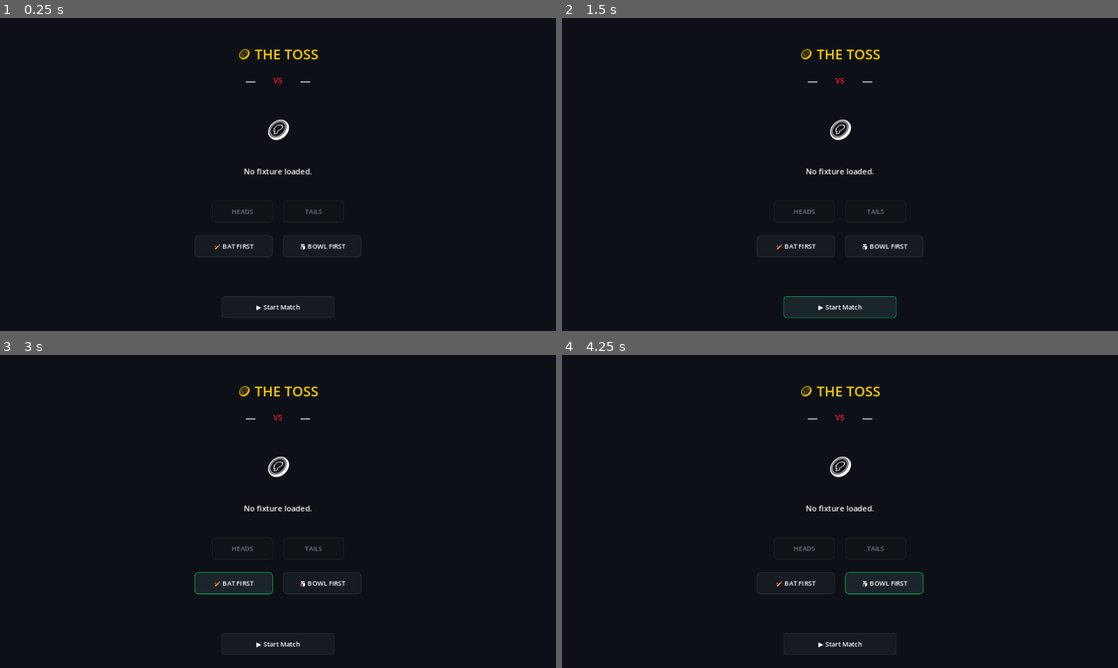
Above: before the commit, frames 1-4 (two rows, left to right).
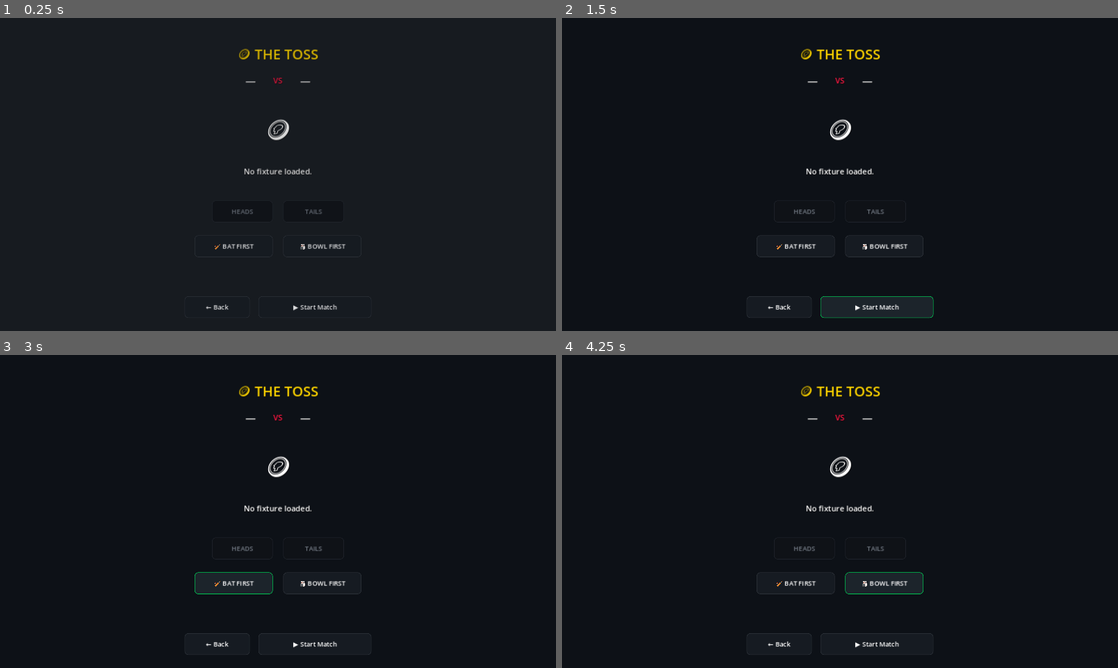
Above: after the commit, the same moments.

Repository: uppalasrichaitanya/CrickX
Game: Godot game, scene res://scenes/ui/TossScreen.tscn
The game is run twice, just before and just after one commit, with the same random seed, the same clock (stepped at 60 frames per second) and the same inputs. This scene is started directly instead of the project's main scene.
Inputs (mouse positions are in pixels of both pictures, inside the frame that each line leads up to):
- Up to frame 1 (0.25 s): no input
- Up to frame 2 (1.5 s): click (778, 305) at 0.5 s, where only the run after the commit has a clickable "← Back"; click "▶ Start Match" at 1.25 s
- Up to frame 3 (3 s): click "▶ Start Match" at 2 s; click "🏏 BAT FIRST" at 2.75 s
- Up to frame 4 (4.25 s): click "🎳 BOWL FIRST" at 3.5 s

The runs differ from the first frame. In frame 1, 0.4% of the frame differs, in the area x 33-67%, y 10-96%; in frame 2, 0.3%; in frame 3, 0.2%; in frame 4, 0.2%.

Commit message:
Final polish: fix dead FF toggle, TossScreen back-path, mid-match quit with engine abort, click sounds + tooltips everywhere, settings value readouts, scorecard clipping, bowler-figures extras leak fix, UI scene tests, README rewrite

Diff:
--- a/autoloads/GameManager.gd
+++ b/autoloads/GameManager.gd
@@ -334,7 +334,9 @@
 func _get_bowler_stats() -> Array:
 	var stats = []
 	for p in bowling_team.playing_xi:
-		if p.match_overs_bowled > 0:
+		# Include anyone who bowled — a bowler who conceded only via
+		# wides/no-balls in an unfinished over still owns those runs.
+		if p.match_overs_bowled > 0 or p.match_runs_conceded > 0 or p.match_wickets > 0:
 			stats.append({
 				"name": p.player_name,
 				"overs": p.match_overs_bowled,
--- a/autoloads/MatchEngine.gd
+++ b/autoloads/MatchEngine.gd
@@ -92,6 +92,17 @@
 			push_warning("MatchEngine: HUD never reported ready — starting ball flow anyway.")
 			_begin_match_flow()
 
+func abort_match() -> void:
+	# Abandon the in-progress match (mid-match quit). Bumping the generation
+	# token makes every suspended ball-flow coroutine abort on its next resume
+	# check, and IDLE blocks any new input from starting another ball.
+	_match_gen += 1
+	_match_pending = false
+	_net_wait = false
+	current_state = State.IDLE
+	is_human_batting = false
+	is_human_bowling = false
+
 # Human plays their team's role in the current innings: bats if their side
 # is at the crease, bowls otherwise (when the mode allows bowling).
 # Hot-seat: both sides are human, so both flags stay true every innings.
--- a/scenes/ui/CareerRecords.gd
+++ b/scenes/ui/CareerRecords.gd
@@ -76,6 +76,7 @@
 	AudioManager.play_click()
 
 func _on_back() -> void:
+	AudioManager.play_click()
 	var fade := create_tween()
 	fade.tween_property(self, "modulate:a", 0.0, Constants.SCENE_FADE_DURATION)
 	await fade.finished
--- a/scenes/ui/CareerRecords.tscn
+++ b/scenes/ui/CareerRecords.tscn
@@ -96,8 +96,10 @@
 custom_minimum_size = Vector2(160, 44)
 layout_mode = 2
 text = "← Back"
+tooltip_text = "Back to main menu"
 
 [node name="BtnReset" type="Button" parent="BottomBar"]
 custom_minimum_size = Vector2(200, 44)
 layout_mode = 2
 text = "🗑 Reset Records"
+tooltip_text = "Erase all career records permanently"
--- a/scenes/ui/MainMenu.gd
+++ b/scenes/ui/MainMenu.gd
@@ -56,20 +56,25 @@
 	get_tree().change_scene_to_file(scene_path)
 
 func _on_quick_match() -> void:
+	AudioManager.play_click()
 	_fade_to_scene("res://scenes/ui/TeamSelect.tscn")
 
 func _on_tournament() -> void:
 	# Resume a saved tournament if one exists, else start fresh via the hub
 	# (the hub shows a team picker when no tournament is active).
+	AudioManager.play_click()
 	_fade_to_scene("res://scenes/ui/TournamentHub.tscn")
 
 func _on_multiplayer() -> void:
+	AudioManager.play_click()
 	_fade_to_scene("res://scenes/ui/MultiplayerMenu.tscn")
 
 func _on_records() -> void:
+	AudioManager.play_click()
 	_fade_to_scene("res://scenes/ui/CareerRecords.tscn")
 
 func _on_settings() -> void:
+	AudioManager.play_click()
 	_fade_to_scene("res://scenes/ui/Settings.tscn")
 
 func _on_quit() -> void:
--- a/scenes/ui/MainMenu.tscn
+++ b/scenes/ui/MainMenu.tscn
@@ -77,6 +77,7 @@
 custom_minimum_size = Vector2(280, 55)
 layout_mode = 2
 text = "🏏  Quick Match"
+tooltip_text = "Jump straight into a match vs the AI"
 
 [node name="BtnTournament" type="Button" parent="VBoxContainer"]
 custom_minimum_size = Vector2(280, 55)
@@ -100,11 +101,13 @@
 custom_minimum_size = Vector2(280, 55)
 layout_mode = 2
 text = "⚙️  Settings"
+tooltip_text = "Audio, difficulty and display options"
 
 [node name="BtnQuit" type="Button" parent="VBoxContainer"]
 custom_minimum_size = Vector2(280, 55)
 layout_mode = 2
 text = "❌  Quit"
+tooltip_text = "Exit the game"
 
 [node name="VersionLabel" type="Label" parent="."]
 layout_mode = 1
--- a/scenes/ui/MatchHUD.gd
+++ b/scenes/ui/MatchHUD.gd
@@ -67,6 +67,12 @@
 @onready var lbl_drs := $StatusBar/DRS
 @onready var btn_ff := $StatusBar/FFBtn
 @onready var btn_wagon := $StatusBar/WagonBtn
+@onready var btn_quit := $StatusBar/QuitBtn
+
+# ─── Quit confirm dialog ───
+@onready var quit_confirm := $QuitConfirm
+@onready var btn_quit_yes := $QuitConfirm/QuitPanel/QuitVBox/QuitBtns/QuitYesBtn
+@onready var btn_quit_no := $QuitConfirm/QuitPanel/QuitVBox/QuitBtns/QuitNoBtn
 
 # ─── Field View ───
 var field_view: FieldView = null
@@ -171,8 +177,15 @@
 
 	# Wagon wheel toggle
 	btn_wagon.toggled.connect(func(pressed: bool) -> void:
+		AudioManager.play_click()
 		if field_view:
 			field_view.toggle_wagon(pressed))
+
+	# Mid-match quit (with confirm — a stray tap must not kill a match)
+	btn_quit.pressed.connect(_on_quit_pressed)
+	btn_quit_yes.pressed.connect(_on_quit_confirmed)
+	btn_quit_no.pressed.connect(func(): quit_confirm.visible = false)
+	quit_confirm.visible = false
 
 	# Field view (visual match rendering in the center band)
 	var fv_scene = load("res://scenes/match/FieldView.tscn")
@@ -491,8 +504,33 @@
 # FAST FORWARD
 # ═══════════════════════════════════════
 func _on_ff_toggled(pressed: bool) -> void:
+	AudioManager.play_click()
 	MatchEngine.fast_forward = pressed
 	btn_ff.text = "▶️" if pressed else "⏩"
+
+# ═══════════════════════════════════════
+# MID-MATCH QUIT (confirm dialog — stray taps must not kill a match)
+# ═══════════════════════════════════════
+func _on_quit_pressed() -> void:
+	AudioManager.play_click()
+	quit_confirm.visible = true
+
+func _on_quit_confirmed() -> void:
+	AudioManager.play_click()
+	quit_confirm.visible = false
+	# Stop all input paths first so nothing fires during the fade-out.
+	is_waiting_for_input = false
+	is_waiting_for_bowl = false
+	shot_panel.visible = false
+	bowl_panel.visible = false
+	drs_popup.visible = false
+	MatchEngine.abort_match()
+	if NetworkManager.online:
+		NetworkManager.disconnect_gracefully()
+	var fade := create_tween()
+	fade.tween_property(self, "modulate:a", 0.0, Constants.SCENE_FADE_DURATION)
+	await fade.finished
+	get_tree().change_scene_to_file("res://scenes/ui/MainMenu.tscn")
 
 # Route a resolved ball to the field view + milestone fireworks.
 func _on_field_outcome(outcome: Dictionary) -> void:
--- a/scenes/ui/MatchHUD.tscn
+++ b/scenes/ui/MatchHUD.tscn
@@ -171,6 +171,7 @@
 [node name="FFBtn" type="Button" parent="StatusBar"]
 layout_mode = 2
 custom_minimum_size = Vector2(44, 0)
+toggle_mode = true
 text = "⏩"
 tooltip_text = "Fast-forward: skip the wait between balls"
 
@@ -181,6 +182,13 @@
 text = "🧭"
 tooltip_text = "Wagon wheel: show every shot line this innings"
 
+[node name="QuitBtn" type="Button" parent="StatusBar"]
+layout_mode = 2
+custom_minimum_size = Vector2(44, 0)
+text = "✕"
+tooltip_text = "Quit match (back to menu)"
+tooltip_text = "Quit match (back to menu)"
+
 [node name="OverDotsBar" type="PanelContainer" parent="."]
 layout_mode = 1
 anchors_preset = 10
@@ -300,18 +308,22 @@
 [node name="BtnBowl1" type="Button" parent="BowlSelectionPanel/BowlVBox/Grid"]
 custom_minimum_size = Vector2(220, 48)
 text = "🎯 [1] Yorker"
+tooltip_text = "Pick this delivery"
 
 [node name="BtnBowl2" type="Button" parent="BowlSelectionPanel/BowlVBox/Grid"]
 custom_minimum_size = Vector2(220, 48)
 text = "⚡ [2] Short Ball"
+tooltip_text = "Pick this delivery"
 
 [node name="BtnBowl3" type="Button" parent="BowlSelectionPanel/BowlVBox/Grid"]
 custom_minimum_size = Vector2(220, 48)
 text = "🎈 [3] Full Toss"
+tooltip_text = "Pick this delivery"
 
 [node name="BtnBowl4" type="Button" parent="BowlSelectionPanel/BowlVBox/Grid"]
 custom_minimum_size = Vector2(220, 48)
 text = "🐢 [4] Slower Ball"
+tooltip_text = "Pick this delivery"
 
 [node name="BowlLocked" type="Label" parent="BowlSelectionPanel/BowlVBox"]
 visible = false
@@ -327,6 +339,7 @@
 layout_mode = 2
 size_flags_horizontal = 4
 text = "▶ Batting player: READY?"
+tooltip_text = "Reveal the locked-in delivery"
 
 [node name="DeliveryAlert" type="PanelContainer" parent="."]
 visible = false
@@ -441,7 +454,70 @@
 [node name="DRSYesBtn" type="Button" parent="DRSPopup/DRSPanel/DRSVBox/DRSBtns"]
 custom_minimum_size = Vector2(160, 50)
 text = "🙋 REVIEW"
+tooltip_text = "Challenge the decision (uses one review)"
 
 [node name="DRSNoBtn" type="Button" parent="DRSPopup/DRSPanel/DRSVBox/DRSBtns"]
 custom_minimum_size = Vector2(160, 50)
 text = "✋ NO REVIEW"
+tooltip_text = "Accept the umpire's decision"
+
+[node name="QuitConfirm" type="Control" parent="."]
+visible = false
+layout_mode = 1
+anchors_preset = 15
+anchor_right = 1.0
+anchor_bottom = 1.0
+
+[node name="QuitDim" type="ColorRect" parent="QuitConfirm"]
+layout_mode = 1
+anchors_preset = 15
+anchor_right = 1.0
+anchor_bottom = 1.0
+color = Color(0, 0, 0, 0.72)
+
+[node name="QuitPanel" type="PanelContainer" parent="QuitConfirm"]
+layout_mode = 1
+anchors_preset = 8
+anchor_left = 0.5
+anchor_top = 0.5
+anchor_right = 0.5
+anchor_bottom = 0.5
+offset_left = -220.0
+offset_top = -90.0
+offset_right = 220.0
+offset_bottom = 90.0
+
+[node name="QuitVBox" type="VBoxContainer" parent="QuitConfirm/QuitPanel"]
+layout_mode = 2
+theme_override_constants/separation = 16
+alignment = 1
+
+[node name="QuitTitle" type="Label" parent="QuitConfirm/QuitPanel/QuitVBox"]
+layout_mode = 2
+text = "Quit this match?"
+horizontal_alignment = 1
+theme_override_colors/font_color = Color(1, 0.839, 0, 1)
+theme_override_font_sizes/font_size = 20
+
+[node name="QuitInfo" type="Label" parent="QuitConfirm/QuitPanel/QuitVBox"]
+layout_mode = 2
+text = "The match will be abandoned (no result saved)."
+horizontal_alignment = 1
+theme_override_colors/font_color = Color(1, 1, 1, 1)
+theme_override_font_sizes/font_size = 14
+autowrap_mode = 2
+
+[node name="QuitBtns" type="HBoxContainer" parent="QuitConfirm/QuitPanel/QuitVBox"]
+layout_mode = 2
+theme_override_constants/separation = 20
+alignment = 1
+
+[node name="QuitYesBtn" type="Button" parent="QuitConfirm/QuitPanel/QuitVBox/QuitBtns"]
+custom_minimum_size = Vector2(150, 48)
+text = "✔ Quit Match"
+tooltip_text = "Abandon the match (no result saved)"
+
+[node name="QuitNoBtn" type="Button" parent="QuitConfirm/QuitPanel/QuitVBox/QuitBtns"]
+custom_minimum_size = Vector2(150, 48)
+text = "▶ Keep Playing"
+tooltip_text = "Close this dialog and continue"
--- a/scenes/ui/MultiplayerMenu.gd
+++ b/scenes/ui/MultiplayerMenu.gd
@@ -135,6 +135,7 @@
 	lbl_status.text = t
 
 func _on_back() -> void:
+	AudioManager.play_click()
 	NetworkManager.disconnect_gracefully()
 	hosting = false
 	joining = false
--- a/scenes/ui/MultiplayerMenu.tscn
+++ b/scenes/ui/MultiplayerMenu.tscn
@@ -138,11 +138,13 @@
 custom_minimum_size = Vector2(220, 52)
 layout_mode = 2
 text = "🖥 Host Game"
+tooltip_text = "Host a LAN match — a friend joins with your IP"
 
 [node name="BtnJoin" type="Button" parent="BtnRow"]
 custom_minimum_size = Vector2(220, 52)
 layout_mode = 2
 text = "🔌 Join Game"
+tooltip_text = "Join a hosted LAN match at this IP and port"
 
 [node name="Status" type="Label" parent="."]
 layout_mode = 1
@@ -170,3 +172,4 @@
 offset_right = 100.0
 offset_bottom = -15.0
 text = "← Back"
+tooltip_text = "Back to main menu (disconnects)"
--- a/scenes/ui/Scorecard.gd
+++ b/scenes/ui/Scorecard.gd
@@ -193,6 +193,7 @@
 		var lbl = Label.new()
 		lbl.text = cols[i]
 		lbl.custom_minimum_size.x = widths[i]
+		lbl.clip_text = true
 		if is_header:
 			lbl.add_theme_color_override("font_color", Constants.COLOR_ACCENT_GREEN)
 			lbl.add_theme_font_size_override("font_size", 13)
@@ -204,6 +205,7 @@
 	content.add_child(hbox)
 
 func _on_continue() -> void:
+	AudioManager.play_click()
 	var fade = create_tween()
 	fade.tween_property(self, "modulate:a", 0.0, Constants.SCENE_FADE_DURATION)
 	await fade.finished
--- a/scenes/ui/Scorecard.tscn
+++ b/scenes/ui/Scorecard.tscn
@@ -57,3 +57,4 @@
 offset_right = 80.0
 offset_bottom = -10.0
 text = "Continue →"
+tooltip_text = "Continue to the menu (or tournament hub)"
--- a/scenes/ui/Settings.gd
+++ b/scenes/ui/Settings.gd
@@ -2,7 +2,9 @@
 extends Control
 
 @onready var master_slider := $PanelContainer/VBoxContainer/MasterVolume/HSlider
+@onready var master_value := $PanelContainer/VBoxContainer/MasterVolume/ValueLabel
 @onready var sfx_slider := $PanelContainer/VBoxContainer/SFXVolume/HSlider
+@onready var sfx_value := $PanelContainer/VBoxContainer/SFXVolume/ValueLabel
 @onready var difficulty_btn := $PanelContainer/VBoxContainer/Difficulty/OptionButton
 @onready var fullscreen_check := $PanelContainer/VBoxContainer/Fullscreen/CheckButton
 @onready var btn_back := $PanelContainer/VBoxContainer/BtnBack
@@ -14,6 +16,8 @@
 
 	master_slider.value = GameManager.master_volume * 100.0
 	sfx_slider.value = GameManager.sfx_volume * 100.0
+	master_value.text = "%d%%" % int(GameManager.master_volume * 100.0)
+	sfx_value.text = "%d%%" % int(GameManager.sfx_volume * 100.0)
 	fullscreen_check.button_pressed = GameManager.is_fullscreen
 
 	difficulty_btn.clear()
@@ -30,10 +34,12 @@
 
 func _on_master_changed(val: float) -> void:
 	GameManager.master_volume = val / 100.0
+	master_value.text = "%d%%" % int(val)
 	AudioManager.set_master_volume(GameManager.master_volume)
 
 func _on_sfx_changed(val: float) -> void:
 	GameManager.sfx_volume = val / 100.0
+	sfx_value.text = "%d%%" % int(val)
 	AudioManager.set_sfx_volume(GameManager.sfx_volume)
 
 func _on_difficulty_changed(idx: int) -> void:
--- a/scenes/ui/Settings.tscn
+++ b/scenes/ui/Settings.tscn
@@ -58,6 +58,14 @@
 min_value = 0.0
 max_value = 100.0
 value = 100.0
+tooltip_text = "Overall game volume"
+
+[node name="ValueLabel" type="Label" parent="PanelContainer/VBoxContainer/MasterVolume"]
+layout_mode = 2
+custom_minimum_size = Vector2(52, 0)
+text = "100%"
+horizontal_alignment = 2
+theme_override_colors/font_color = Color(0, 0.784, 0.325, 1)
 
 [node name="SFXVolume" type="HBoxContainer" parent="PanelContainer/VBoxContainer"]
 layout_mode = 2
@@ -73,6 +81,14 @@
 min_value = 0.0
 max_value = 100.0
 value = 100.0
+tooltip_text = "Sound effects volume"
+
+[node name="ValueLabel" type="Label" parent="PanelContainer/VBoxContainer/SFXVolume"]
+layout_mode = 2
+custom_minimum_size = Vector2(52, 0)
+text = "100%"
+horizontal_alignment = 2
+theme_override_colors/font_color = Color(0, 0.784, 0.325, 1)
 
 [node name="Difficulty" type="HBoxContainer" parent="PanelContainer/VBoxContainer"]
 layout_mode = 2
@@ -100,3 +116,4 @@
 [node name="BtnBack" type="Button" parent="PanelContainer/VBoxContainer"]
 custom_minimum_size = Vector2(200, 50)
 text = "← Back"
+tooltip_text = "Save settings and go back"
--- a/scenes/ui/TeamSelect.gd
+++ b/scenes/ui/TeamSelect.gd
@@ -60,6 +60,7 @@
 		warning_label.visible = true
 		return
 	warning_label.visible = false
+	AudioManager.play_click()
 	var team_a = GameManager.all_teams[selected_team_a]
 	var team_b = GameManager.all_teams[selected_team_b]
 	var fade = create_tween()
@@ -78,6 +79,7 @@
 	get_tree().change_scene_to_file("res://scenes/ui/XIPicker.tscn")
 
 func _on_back() -> void:
+	AudioManager.play_click()
 	var fade = create_tween()
 	fade.tween_property(self, "modulate.a", 0.0, Constants.SCENE_FADE_DURATION)
 	await fade.finished
--- a/scenes/ui/TeamSelect.tscn
+++ b/scenes/ui/TeamSelect.tscn
@@ -135,6 +135,7 @@
 offset_right = 100.0
 offset_bottom = -15.0
 text = "🏏  Start Match"
+tooltip_text = "Continue to squad selection, then play"
 
 [node name="BtnBack" type="Button" parent="."]
 layout_mode = 1
@@ -143,3 +144,4 @@
 offset_right = 120.0
 offset_bottom = 55.0
 text = "← Back"
+tooltip_text = "Back to main menu"
--- a/scenes/ui/TossScreen.gd
+++ b/scenes/ui/TossScreen.gd
@@ -12,6 +12,7 @@
 @onready var choice_row := $ChoiceRow
 @onready var btn_bat := $ChoiceRow/BtnBat
 @onready var btn_bowl := $ChoiceRow/BtnBowl
+@onready var btn_back := $StartRow/BtnBack
 @onready var btn_start := $StartRow/BtnStart
 
 var home: TeamData = null
@@ -24,6 +25,10 @@
 var bats_first: TeamData = null
 
 func _ready() -> void:
+	modulate.a = 0.0
+	var fade := create_tween()
+	fade.tween_property(self, "modulate:a", 1.0, Constants.SCENE_FADE_DURATION)
+
 	home = GameManager.get_meta("toss_home")
 	away = GameManager.get_meta("toss_away")
 	human = GameManager.get_meta("toss_human")
@@ -45,6 +50,7 @@
 	btn_tails.pressed.connect(func(): _make_call("TAILS"))
 	btn_bat.pressed.connect(_choose_bat)
 	btn_bowl.pressed.connect(_choose_bowl)
+	btn_back.pressed.connect(_on_back)
 	btn_start.pressed.connect(_start_match)
 
 	choice_row.visible = false
@@ -99,6 +105,15 @@
 	btn_start.text = "▶ Start Match"
 	AudioManager.play_click()
 
+func _on_back() -> void:
+	# Toss is only reachable from the tournament flow — cancel back to the Hub.
+	# (Safe at any point: no match has started, nothing to clean up.)
+	AudioManager.play_click()
+	var fade := create_tween()
+	fade.tween_property(self, "modulate:a", 0.0, Constants.SCENE_FADE_DURATION)
+	await fade.finished
+	get_tree().change_scene_to_file("res://scenes/ui/TournamentHub.tscn")
+
 func _start_match() -> void:
 	# Stash the fixture context so the Hub records the result when we return.
 	GameManager.set_meta("pending_fixture_result", {
--- a/scenes/ui/TossScreen.tscn
+++ b/scenes/ui/TossScreen.tscn
@@ -103,11 +103,13 @@
 custom_minimum_size = Vector2(140, 50)
 layout_mode = 2
 text = "HEADS"
+tooltip_text = "Call heads"
 
 [node name="BtnTails" type="Button" parent="CallRow"]
 custom_minimum_size = Vector2(140, 50)
 layout_mode = 2
 text = "TAILS"
+tooltip_text = "Call tails"
 
 [node name="ChoiceRow" type="HBoxContainer" parent="."]
 layout_mode = 1
@@ -125,11 +127,13 @@
 custom_minimum_size = Vector2(180, 50)
 layout_mode = 2
 text = "🏏 BAT FIRST"
+tooltip_text = "Bat first and set a target"
 
 [node name="BtnBowl" type="Button" parent="ChoiceRow"]
 custom_minimum_size = Vector2(180, 50)
 layout_mode = 2
 text = "🎳 BOWL FIRST"
+tooltip_text = "Bowl first and chase later"
 
 [node name="StartRow" type="HBoxContainer" parent="."]
 layout_mode = 1
@@ -138,13 +142,22 @@
 anchor_top = 1.0
 anchor_right = 0.5
 anchor_bottom = 1.0
-offset_left = -150.0
+offset_left = -260.0
 offset_top = -80.0
-offset_right = 150.0
+offset_right = 260.0
 offset_bottom = -30.0
+theme_override_constants/separation = 20
 alignment = 1
+
+[node name="BtnBack" type="Button" parent="StartRow"]
+custom_minimum_size = Vector2(150, 50)
+layout_mode = 2
+text = "← Back"
+tooltip_text = "Cancel the toss and go back"
+tooltip_text = "Back to tournament hub"
 
 [node name="BtnStart" type="Button" parent="StartRow"]
 custom_minimum_size = Vector2(260, 50)
 layout_mode = 2
 text = "▶ Start Match"
+tooltip_text = "Start the match with this order"
--- a/scenes/ui/TournamentHub.gd
+++ b/scenes/ui/TournamentHub.gd
@@ -87,6 +87,7 @@
 	var items: Array = pick_list.get_selected_items()
 	if items.is_empty():
 		return
+	AudioManager.play_click()
 	var team = GameManager.all_teams[items[0]]
 	TournamentManager.start_new_tournament(team)
 	pick_panel.visible = false
@@ -153,6 +154,7 @@
 	var nxt: Dictionary = TournamentManager.next_human_fixture()
 	if nxt.is_empty():
 		return
+	AudioManager.play_click()
 	var home = TournamentManager.team_by_name(nxt["home"])
 	var away = TournamentManager.team_by_name(nxt["away"])
 	var human = TournamentManager.team_by_name(TournamentManager.human_team_name)
@@ -166,6 +168,7 @@
 func _on_sim() -> void:
 	# Simulate all AI fixtures of the current group stage, then advance stages
 	# if possible. Runs visibly fast via fast_forward.
+	AudioManager.play_click()
 	_sim_pending()
 	# After simming, stages may advance (e.g., group stage completed)
 	TournamentManager.advance_stage()
@@ -321,16 +324,19 @@
 	var human = TournamentManager.team_by_name(TournamentManager.human_team_name)
 	if human == null:
 		return
+	AudioManager.play_click()
 	GameManager.set_meta("xi_team", human)
 	GameManager.set_meta("xi_return", "res://scenes/ui/TournamentHub.tscn")
 	GameManager.set_meta("xi_start_match", false)
 	_fade_to("res://scenes/ui/XIPicker.tscn")
 
 func _on_abandon() -> void:
+	AudioManager.play_click()
 	TournamentManager.abandon()
 	_fade_to("res://scenes/ui/MainMenu.tscn")
 
 func _on_back() -> void:
+	AudioManager.play_click()
 	_fade_to("res://scenes/ui/MainMenu.tscn")
 
 func _fade_to(scene_path: String) -> void:
--- a/scenes/ui/TournamentHub.tscn
+++ b/scenes/ui/TournamentHub.tscn
@@ -101,26 +101,31 @@
 layout_mode = 2
 custom_minimum_size = Vector2(0, 52)
 text = "🏏 Play Next Fixture"
+tooltip_text = "Play your next match (toss included)"
 
 [node name="BtnSim" type="Button" parent="Actions"]
 layout_mode = 2
 custom_minimum_size = Vector2(0, 46)
 text = "▶ Sim Other Matches"
+tooltip_text = "Quick-simulate every fixture except yours"
 
 [node name="BtnSquad" type="Button" parent="Actions"]
 layout_mode = 2
 custom_minimum_size = Vector2(0, 46)
 text = "📋 My Squad (XI)"
+tooltip_text = "Pick your playing XI for the tournament"
 
 [node name="BtnAbandon" type="Button" parent="Actions"]
 layout_mode = 2
 custom_minimum_size = Vector2(0, 40)
 text = "✖ Abandon Tournament"
+tooltip_text = "Delete this tournament and return to menu"
 
 [node name="BtnBack" type="Button" parent="Actions"]
 layout_mode = 2
 custom_minimum_size = Vector2(0, 40)
 text = "← Back to Menu"
+tooltip_text = "Save and return to main menu"
 
 [node name="PickPanel" type="PanelContainer" parent="."]
 visible = false
@@ -149,3 +154,4 @@
 custom_minimum_size = Vector2(0, 52)
 size_flags_horizontal = 4
 text = "🏏 Start Tournament"
+tooltip_text = "Begin the group stage with this team"
--- a/scenes/ui/XIPicker.gd
+++ b/scenes/ui/XIPicker.gd
@@ -126,7 +126,8 @@
 	_refresh()
 
 func _on_back() -> void:
-	# No changes applied — return where we came from
+	# No changes applied - return where we came from
+	AudioManager.play_click()
 	_fade_to(return_scene)
 
 func _on_confirm() -> void:
--- a/scenes/ui/XIPicker.tscn
+++ b/scenes/ui/XIPicker.tscn
@@ -80,16 +80,19 @@
 custom_minimum_size = Vector2(150, 46)
 layout_mode = 2
 text = "Add →"
+tooltip_text = "Add the selected squad player to the XI"
 
 [node name="BtnRemove" type="Button" parent="HBox/BtnCol"]
 custom_minimum_size = Vector2(150, 46)
 layout_mode = 2
 text = "← Remove"
+tooltip_text = "Remove the selected player from the XI"
 
 [node name="BtnAuto" type="Button" parent="HBox/BtnCol"]
 custom_minimum_size = Vector2(150, 46)
 layout_mode = 2
 text = "Auto-Pick"
+tooltip_text = "Pick the strongest XI automatically"
 
 [node name="XIPanel" type="VBoxContainer" parent="HBox"]
 layout_mode = 2
@@ -124,6 +127,7 @@
 custom_minimum_size = Vector2(130, 48)
 layout_mode = 2
 text = "← Back"
+tooltip_text = "Discard XI changes and go back"
 
 [node name="Warning" type="Label" parent="BottomBar"]
 layout_mode = 2
@@ -137,3 +141,4 @@
 custom_minimum_size = Vector2(180, 48)
 layout_mode = 2
 text = "Confirm →"
+tooltip_text = "Lock in this XI and continue"
--- /dev/null
+++ b/tests/ui_smoke.gd
@@ -0,0 +1,78 @@
+extends SceneTree
+# Headless UI smoke test: instantiates every scene, verifies key control wiring
+# (toggle modes, quit dialog, back paths) and the abort_match contract.
+# Run: Godot_v4.2.2-stable_win64_console.exe --headless --path . -s res://tests/ui_smoke.gd
+# Exit code 0 = all checks passed, 1 = failure.
+
+var _failures: Array[String] = []
+var _checks := 0
+
+func _initialize() -> void:
+	process_frame.connect(_on_frame_once)
+
+func _on_frame_once() -> void:
+	process_frame.disconnect(_on_frame_once)
+	_run()
+	if _failures.is_empty():
+		print("UI SMOKE: all %d checks passed" % _checks)
+	else:
+		for f in _failures:
+			print("UI SMOKE FAIL: ", f)
+		print("UI SMOKE: %d failures" % _failures.size())
+	quit(1 if not _failures.is_empty() else 0)
+
+func _check(cond: bool, label: String) -> void:
+	_checks += 1
+	if not cond:
+		_failures.append(label)
+
+func _load_inst(path: String) -> Node:
+	var packed: PackedScene = load(path)
+	if packed == null:
+		_failures.append("load failed: " + path)
+		return null
+	_checks += 1
+	var inst: Node = packed.instantiate()
+	root.add_child(inst)
+	return inst
+
+func _run() -> void:
+	# 1. Every scene instantiates (catches bad @onready paths at _ready time).
+	var hud = _load_inst("res://scenes/ui/MatchHUD.tscn")
+	_load_inst("res://scenes/ui/MainMenu.tscn")
+	_load_inst("res://scenes/ui/TeamSelect.tscn")
+	_load_inst("res://scenes/ui/XIPicker.tscn")
+	_load_inst("res://scenes/ui/TossScreen.tscn")
+	_load_inst("res://scenes/ui/Scorecard.tscn")
+	_load_inst("res://scenes/ui/TournamentHub.tscn")
+	_load_inst("res://scenes/ui/CareerRecords.tscn")
+	_load_inst("res://scenes/ui/Settings.tscn")
+	_load_inst("res://scenes/ui/MultiplayerMenu.tscn")
+	_load_inst("res://scenes/match/FieldView.tscn")
+	if hud == null:
+		return
+	await process_frame
+	await process_frame
+	# 2. Fast-forward + wagon buttons must be toggle buttons (toggled signal).
+	var ff: Button = hud.get_node("StatusBar/FFBtn")
+	var wagon: Button = hud.get_node("StatusBar/WagonBtn")
+	_check(ff.toggle_mode, "FFBtn must have toggle_mode=true or toggled never fires")
+	_check(wagon.toggle_mode, "WagonBtn must have toggle_mode=true")
+	# 3. Quit flow controls exist and start hidden.
+	_check(hud.has_node("StatusBar/QuitBtn"), "StatusBar/QuitBtn missing")
+	_check(hud.has_node("QuitConfirm"), "QuitConfirm dialog missing")
+	_check(hud.has_node("QuitConfirm/QuitPanel/QuitVBox/QuitBtns/QuitYesBtn"), "QuitYesBtn missing")
+	_check(hud.has_node("QuitConfirm/QuitPanel/QuitVBox/QuitBtns/QuitNoBtn"), "QuitNoBtn missing")
+	_check(not hud.get_node("QuitConfirm").visible, "QuitConfirm must start hidden")
+	# 4. TossScreen back path exists (dead-end regression).
+	var toss = load("res://scenes/ui/TossScreen.tscn").instantiate()
+	_checks += 1
+	_check(toss.has_node("StartRow/BtnBack"), "TossScreen StartRow/BtnBack missing")
+	root.add_child(toss)
+	# 5. abort_match contract: IDLE state + generation bump kills pending flows.
+	var engine = root.get_node("MatchEngine")
+	var gen_before: int = engine._match_gen
+	engine.abort_match()
+	_check(engine.current_state == 0, "abort_match must leave engine IDLE")
+	_check(engine._match_gen == gen_before + 1, "abort_match must bump _match_gen")
+	_check(not engine.is_human_batting and not engine.is_human_bowling, "abort_match must clear input flags")
